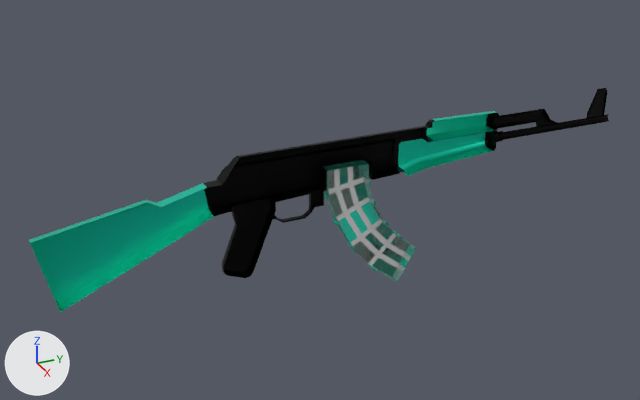
Two versions of the glTF model assets/blueprints/mox_47.glb, one commit apart.
Before and after are seen from a camera (50 mm lens) standing at (0.997, -0.334, 0.598) and looking at (-0.036, 0.13, 0.081). Every picture has the same lights, and +X, +Y and +Z are marked at lower left.

Objects in the first picture: 'mag.000', 'mag.001', 'mox_47.gun'.
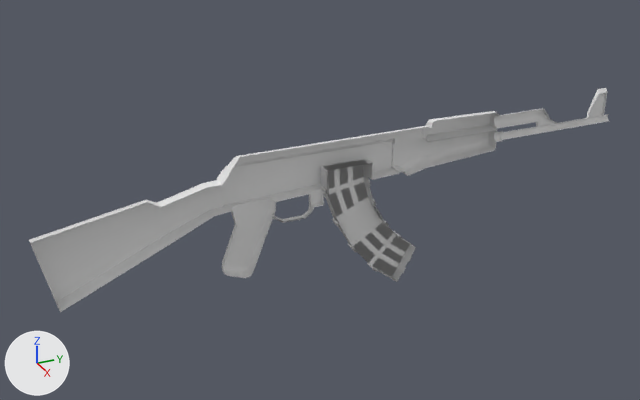
What differs and where, as boxes (x1, y1, x2, y2) in the pictures (640 x 400 px):
'mox_47.gun', recoloured
    both: (29, 88, 609, 312)
'mag.001', recoloured (cyan to grey)
    both: (324, 160, 415, 282)

The change, as a list of edits to the scene's bpy script:
```text
Change me_cube_001:
    where me_cube_001.from_pydata(...)  # 343 vertices, 578 faces; spans x -0.023..0.0, y -0.433..0.433, z -0.136..0.055
    remove me_cube_001.materials.append(mat_material_001)  # picture img_mox47
Change me_plane_005:
    where me_plane_005.from_pydata(...)  # 164 vertices, 278 faces; spans x -0.018..0.0, y -0.033..0.11, z -0.197..0.0
    remove me_plane_005.materials.append(mat_material_002)  # picture img_mag2
```
